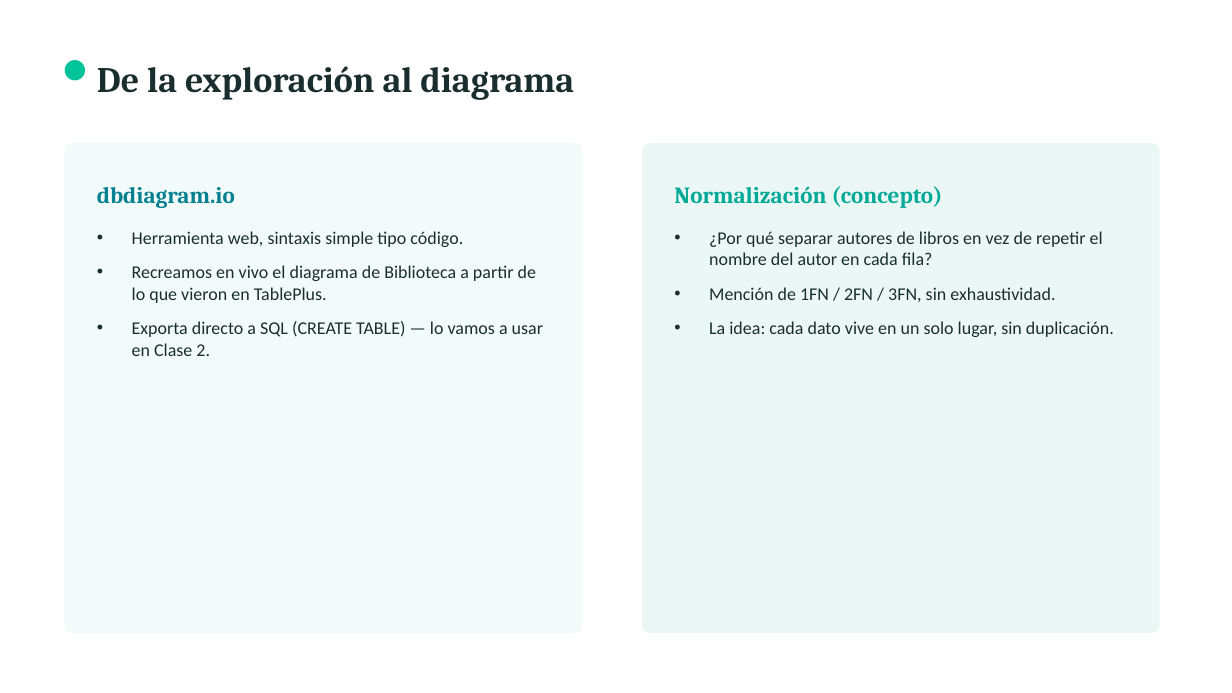
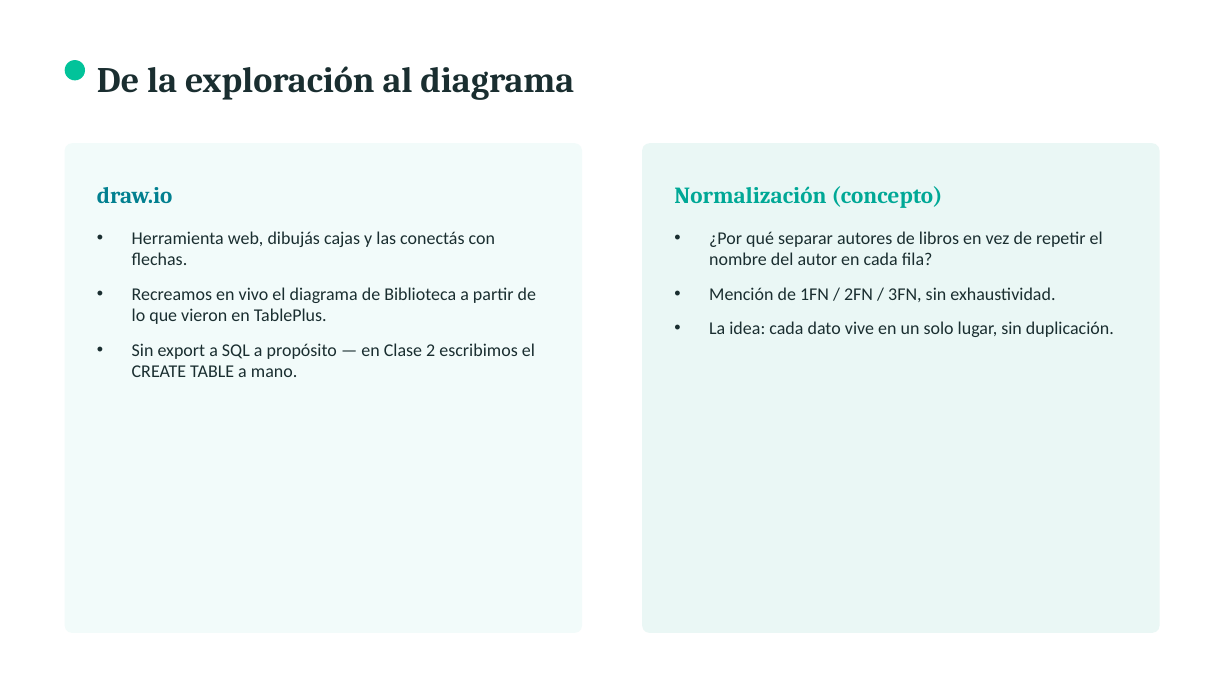
Before and after one commit to rafaelmogollon-gm2dev/backend-bootcamp-manejo-de-datos, a slide deck: slide 10 of clases/clase-1/presentacion.pptx. Drawn at 1232x693 pixels with LibreOffice and Linux fonts; fonts in the diff are those of the drawing. Boxes give left, top, right and bottom in pixels: in the first picture for what was removed or moved away, otherwise in the second. Text is boxed around its words. In the diff, an @@ line names an element or a change of style, - is before the commit and + after.

```diff
--- a/clases/clase-1/presentacion.pptx
+++ b/clases/clase-1/presentacion.pptx
@@ text at (x1=97, y1=187, x2=172, y2=203): text changed @@
-dbdiagram.io
+draw.io
@@ text at (x1=132, y1=231, x2=495, y2=265): text changed @@
-• Herramienta web, sintaxis simple tipo código.
+• Herramienta web, dibujás cajas y las conectás con flechas.
@@ text at (x1=132, y1=343, x2=535, y2=377): text changed @@
-• Exporta directo a SQL (CREATE TABLE) — lo vamos a usar en Clase 2.
+• Sin export a SQL a propósito — en Clase 2 escribimos el CREATE TABLE a mano.
```
Also in this commit, not shown: 1 other slide changed, 10 other files.
